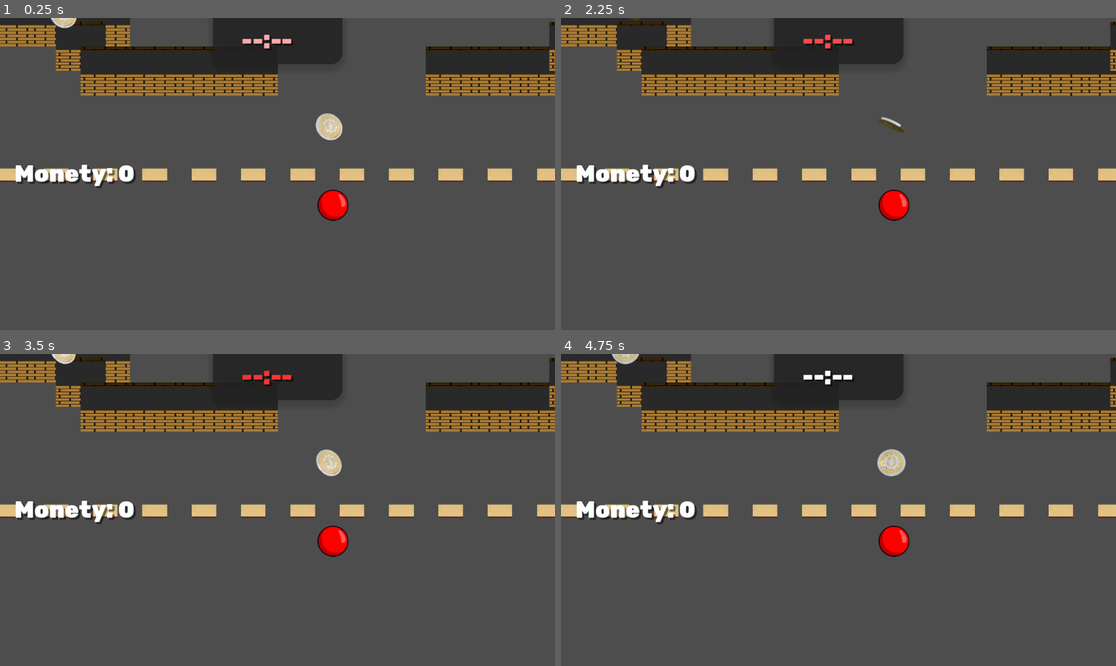
Above: before the commit, frames 1-4 (two rows, left to right).
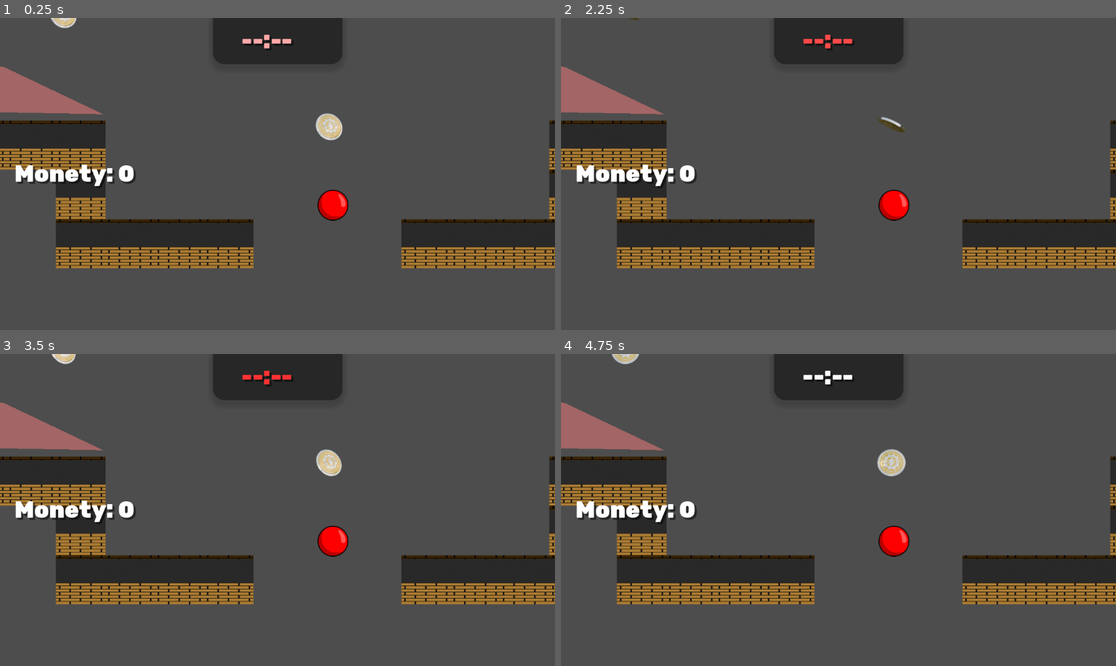
Above: after the commit, the same moments.

Repository: Moderrek/project-ricochet
Game: Godot game, scene res://scenes/levels/first_level.tscn
Same seed, same stepped clock (60 frames per second), same inputs: the game is played once before the commit and once after it. This scene is started directly instead of the project's main scene.
Inputs (mouse positions are in pixels of both pictures, inside the frame that each line leads up to):
- Up to frame 1 (0.25 s): no input
- Up to frame 2 (2.25 s): move the mouse to (960, 158) at 0.52 s; click (960, 158) at 0.67 s; drag from (727, 189) to (894, 127) at 1.27 s; move the mouse to (894, 105) at 2.02 s; click (894, 105) at 2.17 s
- Up to frame 3 (3.5 s): drag from (249, 572) to (111, 463) at 2.77 s
- Up to frame 4 (4.75 s): move the mouse to (1005, 556) at 3.52 s; click (1005, 556) at 3.67 s; drag from (672, 463) to (894, 463) at 4.27 s

The runs differ from the first frame. In frame 1, 29% of the frame differs, in the area x 0-100%, y 0-81%; in frame 2, 29%; in frame 3, 29%; in frame 4, 29%.

Commit message:
feat(hazard_area): add HazardArea class with collision detection and level restart functionality

Diff:
--- a/autoloads/game_manager.gd
+++ b/autoloads/game_manager.gd
@@ -97,6 +97,14 @@
 func get_time_spent() -> float:
 	return game_time - timer_seconds
 
+func restart_current_level() -> void:
+	# TODO: just teleport player to spawn and reset boost
+	var current_level = get_current_level_data()
+	if current_level:
+		_change_level(current_level)
+	else:
+		push_error("Current level data not found. Cannot restart level.")
+
 func _change_level(level: LevelData) -> void:
 	if level == null:
 		is_game_running = false
--- /dev/null
+++ b/scenes/environment/hazard_area/hazard_area.gd
@@ -0,0 +1,52 @@
+@tool
+@icon("res://assets/icons/hazard_icon.png")
+extends Area2D
+class_name HazardArea
+
+@export var hazard_color := Color(0.98, 0.49, 0.49, 0.5)
+
+func _ready() -> void:
+	if Engine.is_editor_hint():
+		set_process(true)
+	else:
+		set_process(false)
+		body_entered.connect(_on_body_entered)
+
+func _process(_delta: float) -> void:
+	if Engine.is_editor_hint():
+		queue_redraw()
+
+func _draw() -> void:
+	for child in get_children():
+		if child is CollisionPolygon2D and child.polygon.size() >= 3:
+			draw_set_transform_matrix(child.transform)
+			draw_colored_polygon(child.polygon, hazard_color)
+			draw_set_transform_matrix(Transform2D.IDENTITY)
+
+func _get_configuration_warnings() -> PackedStringArray:
+	var warnings: PackedStringArray = []
+
+	if not _has_polygon():
+		warnings.append("HazardArea requires at least one CollisionPolygon2D with a valid polygon (at least 3 points).")
+
+	return warnings
+
+func _has_polygon() -> bool:
+	for child in get_children():
+		if child is CollisionPolygon2D and child.polygon.size() >= 3:
+			return true
+	return false
+
+func _on_body_entered(body: Node2D) -> void:
+	if not body.is_in_group("player"):
+		return
+
+	if not GameManager:
+		print("WARN: GameManager not found. Cannot restart level.")
+		return
+
+	if not GameManager.has_method("restart_current_level"):
+		printerr("ERROR: GameManager does not have method 'restart_current_level'. Cannot restart level.")
+		return
+
+	GameManager.restart_current_level()
--- /dev/null
+++ b/scenes/environment/hazard_area/hazard_area.tscn
@@ -0,0 +1,6 @@
+[gd_scene format=3 uid="uid://b0ws8muyrxrio"]
+
+[ext_resource type="Script" uid="uid://day8giwpngo8g" path="res://scenes/environment/hazard_area/hazard_area.gd" id="1_tfem7"]
+
+[node name="HazardArea" type="Area2D" unique_id=23005303]
+script = ExtResource("1_tfem7")
--- a/scenes/levels/first_level.tscn
+++ b/scenes/levels/first_level.tscn
@@ -7,6 +7,7 @@
 [ext_resource type="PackedScene" uid="uid://c2lckjp47l84q" path="res://scenes/interactables/pallet/pallet.tscn" id="5_3kh8m"]
 [ext_resource type="PackedScene" uid="uid://f0b327r50edc" path="res://scenes/interactables/level_end_area/level_end_area.tscn" id="6_qhf3p"]
 [ext_resource type="Texture2D" uid="uid://d0hr2wermr0kv" path="res://assets/images/wall.png" id="7_3kh8m"]
+[ext_resource type="PackedScene" uid="uid://b0ws8muyrxrio" path="res://scenes/environment/hazard_area/hazard_area.tscn" id="8_fqprn"]
 
 [sub_resource type="PhysicsMaterial" id="PhysicsMaterial_cbu3j"]
 friction = 0.0
@@ -24,7 +25,6 @@
 0:0/0/physics_layer_0/polygon_0/points = PackedVector2Array(-128, -128, 128, -128, 128, 128, -128, 128)
 
 [sub_resource type="TileSet" id="TileSet_hkalp"]
-tile_shape = 1
 tile_size = Vector2i(256, 256)
 physics_layer_0/collision_layer = 1
 physics_layer_0/physics_material = SubResource("PhysicsMaterial_cbu3j")
@@ -91,3 +91,11 @@
 
 [node name="LevelEndArea" parent="Entities" parent_id_path=PackedInt32Array(1153031609) index="14" unique_id=1251197318 instance=ExtResource("6_qhf3p")]
 position = Vector2(1208, 190)
+
+[node name="HazardArea" parent="Entities" parent_id_path=PackedInt32Array(1153031609) index="15" unique_id=23005303 instance=ExtResource("8_fqprn")]
+position = Vector2(-440, 520)
+
+[node name="Polygon2D" type="CollisionPolygon2D" parent="Entities/HazardArea" index="0" unique_id=848382834]
+position = Vector2(-1, -1)
+build_mode = 1
+polygon = PackedVector2Array(-268, -9, 268, 1, 62, -97, -74, -116, -222, -82)
Binary file added: assets/icons/hazard_icon.png
Not shown, added: assets/icons/hazard_icon.png.import
Not shown, added: scenes/environment/hazard_area/hazard_area.gd.uid
